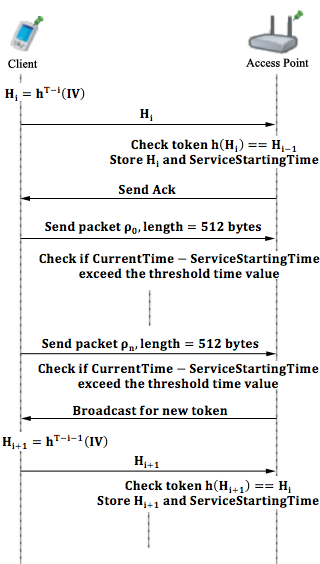
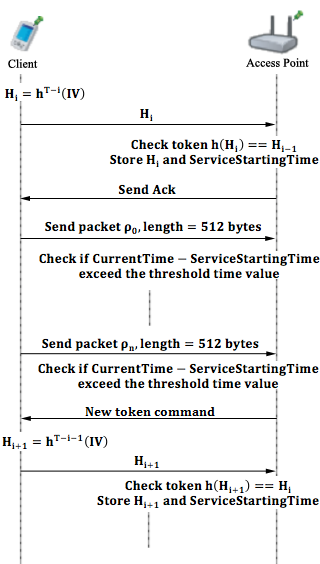
Before/after of a 320 × 564 layered artwork. What changed in the layer stack:
added layer "Layer 2" above "Layer 3" over [85, 405, 217, 416]
added layer "Layer 3" above "Layer 1" over [72, 405, 228, 416]
